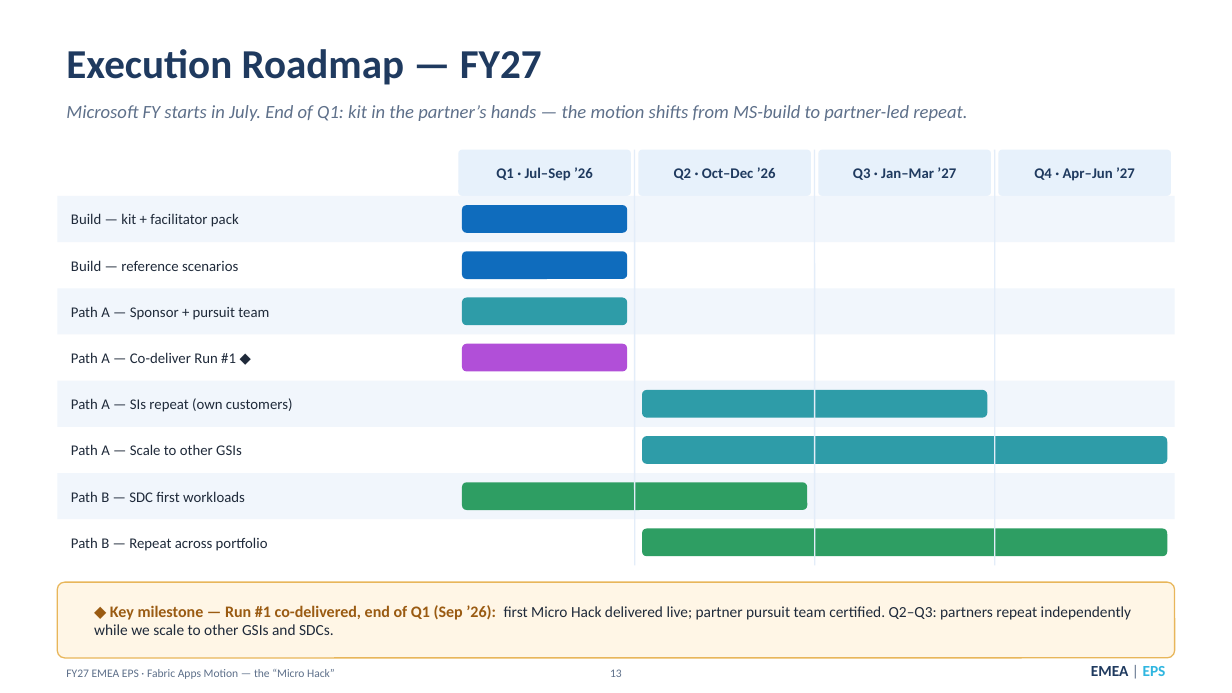
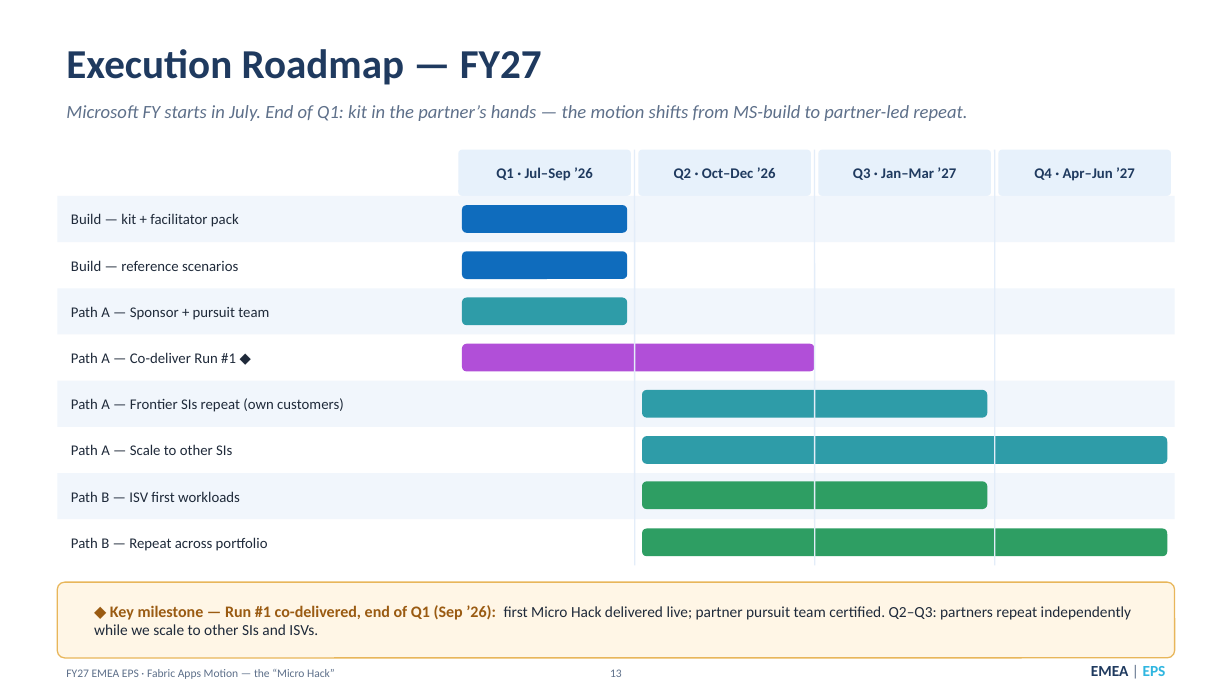
Before and after one commit to fredgis/FY27FabricMotion, a slide deck: slide 13 of docs/FY27 EMEA EPS - Fabric Apps Motion - Micro Hack.pptx. Drawn at 1232x693 pixels with LibreOffice and Linux fonts; fonts in the diff are those of the drawing; background and template pictures are left out. Boxes give left, top, right and bottom in pixels: in the first picture for what was removed or moved away, otherwise in the second. Text is boxed around its words. In the diff, an @@ line names an element or a change of style, - is before the commit and + after.

```diff
--- a/docs/FY27 EMEA EPS - Fabric Apps Motion - Micro Hack.pptx
+++ b/docs/FY27 EMEA EPS - Fabric Apps Motion - Micro Hack.pptx
@@ rounded rectangle: place and size @@
-rounded rectangle at <box>462,344,628,372</box>
+rounded rectangle at <box>462,344,815,372</box>
@@ text at <box>71,398,344,412</box>: text changed @@
-Path A — SIs repeat (own customers)
+Path A — Frontier SIs repeat (own customers)
@@ text at <box>71,444,232,455</box>: text changed @@
-Path A — Scale to other GSIs
+Path A — Scale to other SIs
@@ text at <box>71,491,240,502</box>: text changed @@
-Path B — SDC first workloads
+Path B — ISV first workloads
@@ rounded rectangle: place and size @@
-rounded rectangle at <box>462,482,808,510</box>
+rounded rectangle at <box>642,482,988,509</box>
@@ text at <box>94,605,1131,635</box>: text changed @@
-◆ Key milestone — Run #1 co-delivered, end of Q1 (Sep ’26): first Micro Hack delivered live; partner pursuit team certified. Q2–Q3: partners repeat independently while we scale to other GSIs and SDCs.
+◆ Key milestone — Run #1 co-delivered, end of Q1 (Sep ’26): first Micro Hack delivered live; partner pursuit team certified. Q2–Q3: partners repeat independently while we scale to other SIs and ISVs.
```
Also in this commit, not shown: 8 other slides changed.
